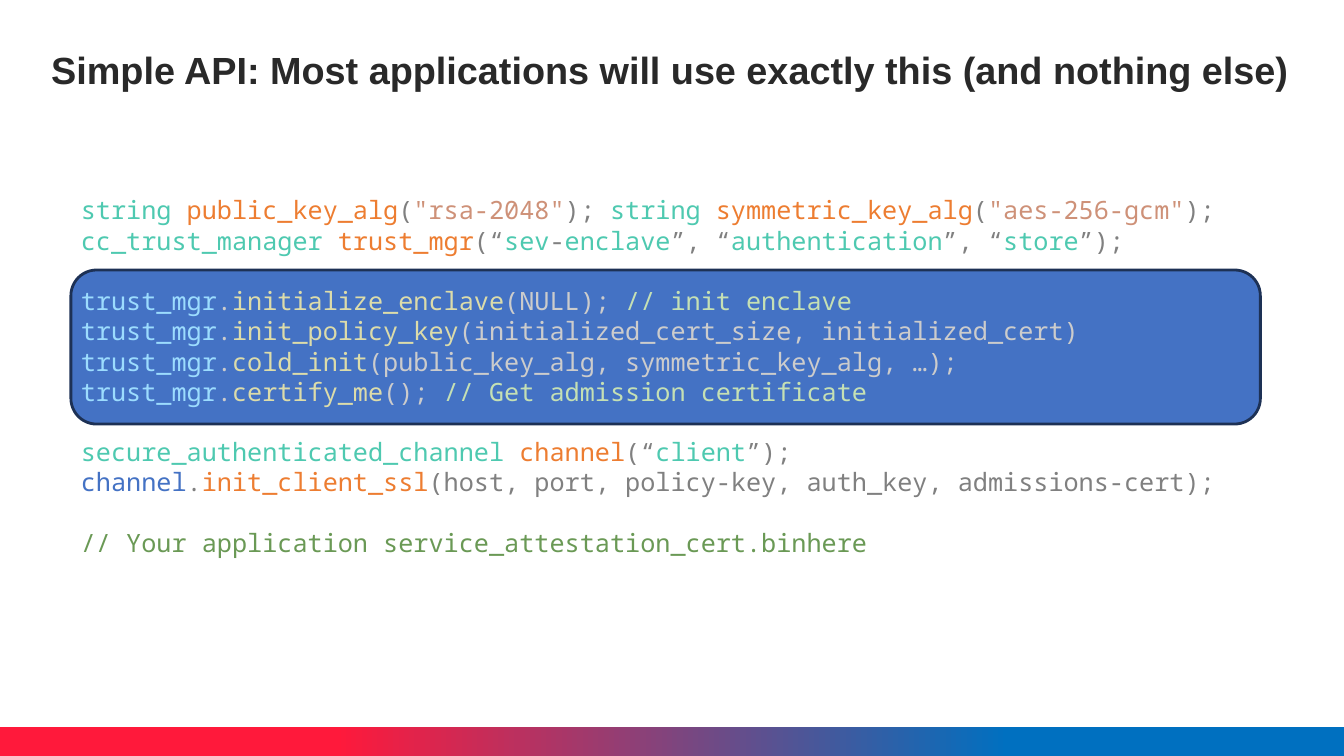
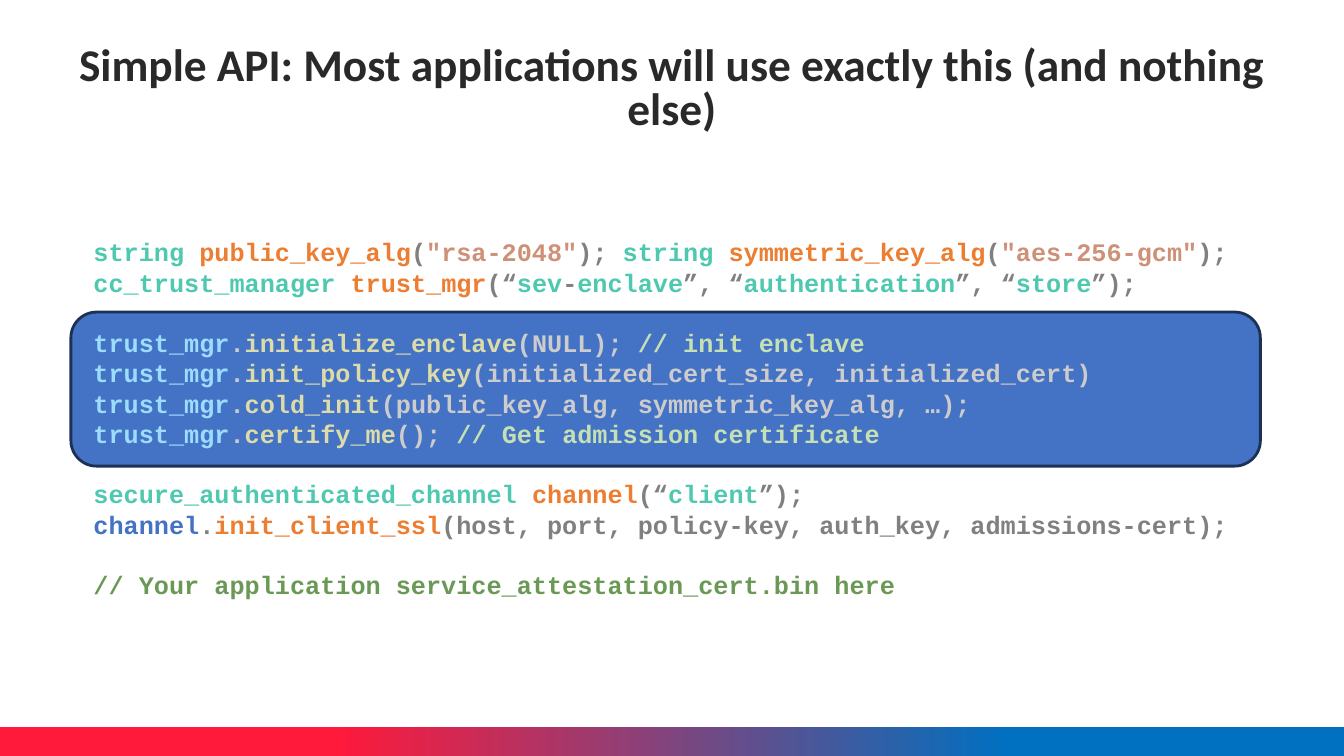
Before and after one commit to ccc-certifier-framework/certifier-framework-for-confidential-computing, a slide deck: slide 8 of Doc/CCC-Proposal-status-2026.pptx (slide 7 before the commit). Drawn at 1344x756 pixels with LibreOffice and Linux fonts; fonts in the diff are those of the drawing; background and template pictures are left out. Boxes give left, top, right and bottom in pixels: in the first picture for what was removed or moved away, otherwise in the second. Text is boxed around its words. In the diff, an @@ line names an element or a change of style, - is before the commit and + after.

```diff
--- a/Doc/CCC-Proposal-status-2026.pptx
+++ b/Doc/CCC-Proposal-status-2026.pptx
@@ text "Simple API: Most applications will ..." at (79,47,1264,132): size 27 to 32.4 pt, font Arial to Calibri; alignment left to centre; line spacing 0.7 to 0.8 @@
@@ text "string public_key_alg("rsa-2048"); string symmetric_key_alg( ...": place and size @@
-text "string public_key_alg("rsa-2048"); string symmetric_key_alg( ..." at (81,200,1215,558)
+text "string public_key_alg("rsa-2048"); string symmetric_key_alg( ..." at (93,243,1228,599)
@@ text at (93,243,1228,539): font Noto Sans Mono to Courier New, bold on @@
@@ rounded rectangle: place and size @@
-rounded rectangle at (71,270,1260,424)
+rounded rectangle at (71,313,1260,467)
@@ text at (139,576,894,599): text changed; font Noto Sans Mono to Courier New; bold on @@
-// Your application service_attestation_cert.binhere
+// Your application service_attestation_cert.bin here
```
Also in this commit, not shown: 7 other slides changed, 1 slide added, 1 other file.
